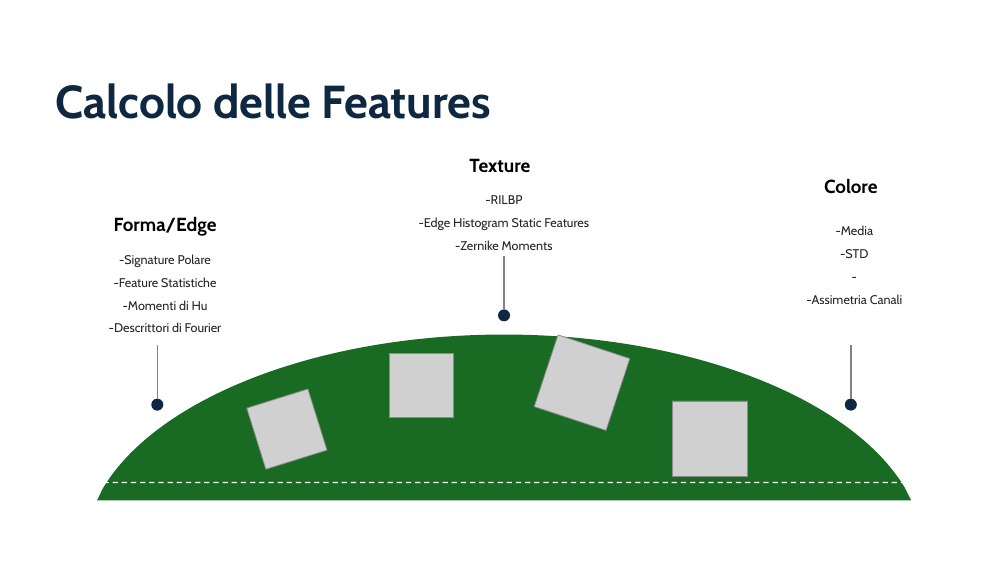
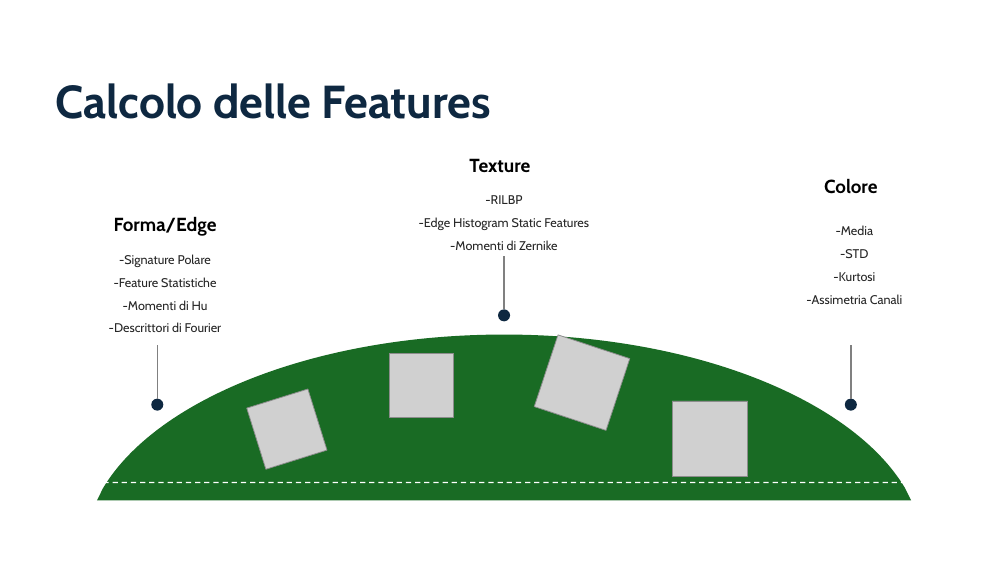
Before and after one commit to aleeteo/leaf_ID, a slide deck: slide 14 of presentazione/ProjectLeafWIP.pptx. Drawn at 1008x567 pixels with LibreOffice and Linux fonts; fonts in the diff are those of the drawing; grey boxes stand for pictures. Boxes give left, top, right and bottom in pixels: in the first picture for what was removed or moved away, otherwise in the second. Text is boxed around its words. In the diff, an @@ line names an element or a change of style, - is before the commit and + after.

```diff
--- a/presentazione/ProjectLeafWIP.pptx
+++ b/presentazione/ProjectLeafWIP.pptx
@@ text at (450, 240, 558, 250): text changed @@
--Zernike Moments
+-Momenti di Zernike
@@ text at (833, 272, 875, 281): text changed @@
--
+-Kurtosi
```
Also in this commit, not shown: 3 other slides changed, 2 slides added, 1 slide removed.
